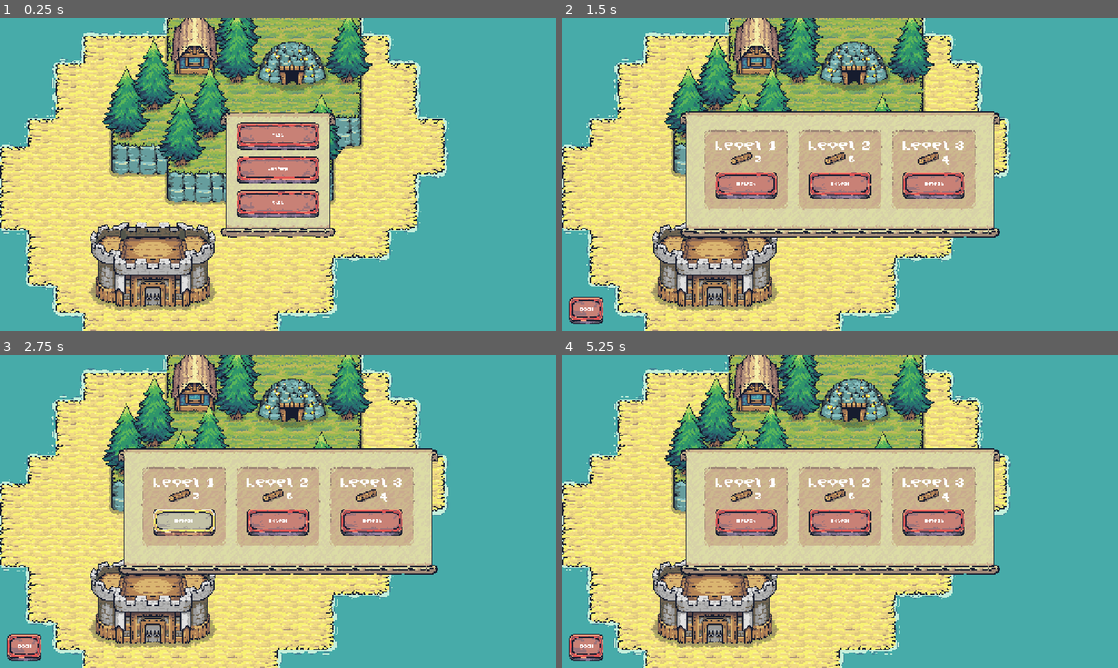
Above: before the commit, frames 1-4 (two rows, left to right).
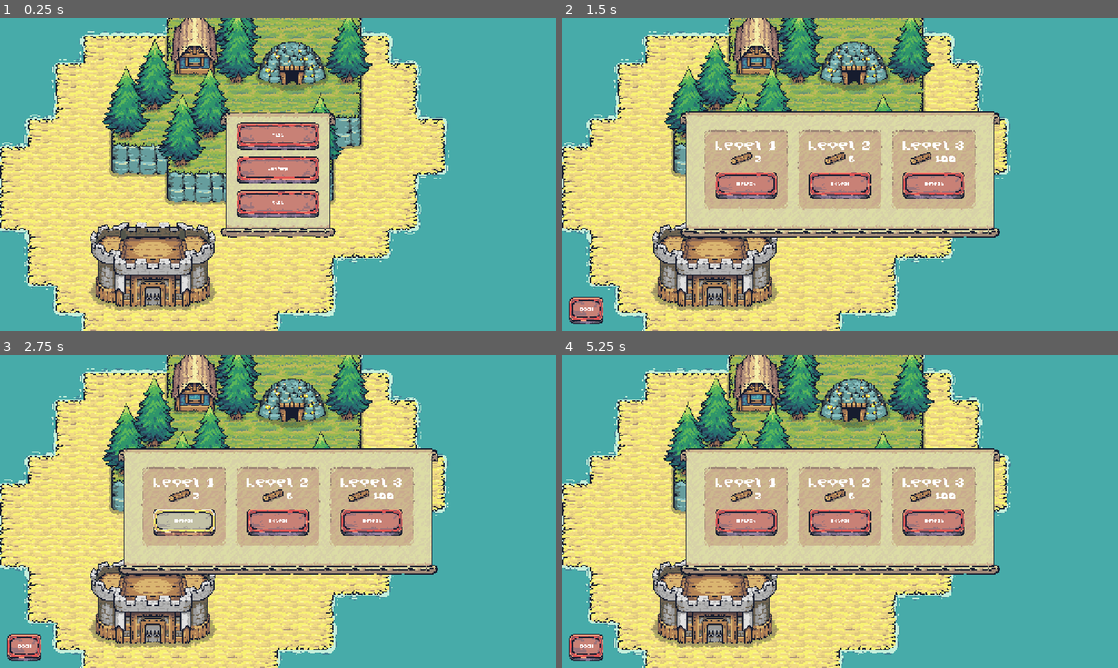
Above: after the commit, the same moments.

Repository: juanlangley/godot-puzzle-island
Game: Godot game, scene res://scenes/ui/main_menu.tscn
The game is run twice, just before and just after one commit, with the same random seed, the same clock (stepped at 60 frames per second) and the same inputs.
Inputs (mouse positions are in pixels of both pictures, inside the frame that each line leads up to):
- Up to frame 1 (0.25 s): no input
- Up to frame 2 (1.5 s): click "Play" at 0.5 s; move the mouse to (962, 158) at 1.27 s; hold D (pan_right) from 1.28 s (still down); click (962, 158) at 1.35 s
- Up to frame 3 (2.75 s): move the mouse to (166, 527) at 2.02 s; release D (pan_right) at 2.03 s; hold S (pan_down) from 2.03 s (still down); right-click (166, 527) at 2.1 s
- Up to frame 4 (5.25 s): move the mouse to (895, 442) at 2.77 s; release S (pan_down) at 2.78 s; hold D (pan_right) 2.78-3.53 s; click (895, 442) at 2.85 s; move the mouse to (812, 574) at 3.52 s; hold W (pan_up) 3.53-4.28 s; right-click (812, 574) at 3.6 s; move the mouse to (1006, 558) at 4.27 s; hold A (pan_left) from 4.28 s (still down); click (1006, 558) at 4.35 s; move the mouse to (673, 464) at 5.02 s; right-click (673, 464) at 5.1 s

The runs differ from the first frame. In frame 1, 2.3% of the frame differs, in the area x 0-81%, y 0-100%; in frame 2, 2.2%; in frame 3, 2.0%; in frame 4, 2.5%.

Commit message:
Add chain of destructions buildings in grid manager

Diff:
--- a/resources/building/base.tres
+++ b/resources/building/base.tres
@@ -7,6 +7,7 @@
 script = ExtResource("1_e73lx")
 display_name = "Base"
 dimensions = Vector2i(5, 2)
+is_base = true
 buildable_radius = 6
 building_scene = ExtResource("1_fkueu")
 is_deletable = false
--- a/resources/building/building_resource.gd
+++ b/resources/building/building_resource.gd
@@ -5,6 +5,7 @@
 @export var description: String
 @export var dimensions: Vector2i = Vector2i.ONE
 
+@export var is_base: bool
 @export var resource_cost: int
 @export var buildable_radius: int
 @export var resource_radius: int
--- a/resources/level/level_03.tres
+++ b/resources/level/level_03.tres
@@ -5,5 +5,6 @@
 [resource]
 script = ExtResource("1_glhk7")
 id = "concrete_bricks"
+starting_resource_count = 100
 level_scene_path = "uid://xjmh0ftns4uc"
 metadata/_custom_type_script = "uid://lmn7e3jyjyk6"
--- a/scenes/component/building_component.gd
+++ b/scenes/component/building_component.gd
@@ -24,6 +24,14 @@
 	var result: Array[BuildingComponent]
 	for n in nodes:
 		if n is BuildingComponent and n.building_resource.is_danger_building():
+			result.append(n as BuildingComponent)
+	return result
+
+static func get_non_danger_building_components(node: Node) -> Array[BuildingComponent]:
+	var nodes = node.get_tree().get_nodes_in_group(GROUP)
+	var result: Array[BuildingComponent]
+	for n in nodes:
+		if n is BuildingComponent and !n.building_resource.is_danger_building():
 			result.append(n as BuildingComponent)
 	return result
 
--- a/scenes/manager/grid_manager.gd
+++ b/scenes/manager/grid_manager.gd
@@ -137,37 +137,112 @@
 
 func can_destroy_building(to_destroy_building_component: BuildingComponent) -> bool:
 	if to_destroy_building_component.building_resource.buildable_radius > 0:
-		var dependent_buildings: Array[BuildingComponent] = BuildingComponent.get_valid_building_components(self)
-		var final_dependent_buildings: Array[BuildingComponent] = []
-		for d_b in dependent_buildings:
-			var func_callable = func(tile_pos):
-				return building_to_buildable_tiles[to_destroy_building_component].has(tile_pos)
-			var any_tiles_radius = Rect2iExtensions.to_tiles(d_b.get_tile_area()).any(func_callable)
-			if (d_b != to_destroy_building_component) and any_tiles_radius:
-				final_dependent_buildings.append(d_b)
-
-		var f_c = func(dependent_building):
-			var tiles_for_building = Rect2iExtensions.to_tiles(dependent_building.get_tile_area())
-			var internal_func = func(tile_pos):
-					var tile_set: Array
-					for dict in building_to_buildable_tiles.keys():
-						if dict != to_destroy_building_component:
-							tile_set.append(building_to_buildable_tiles[dict])
-					#var tile_is_in_set = tile_set.any(func(building_component): building_to_buildable_tiles[building_component].has(tile_pos))
-					var tile_is_in_set := false
-					for bc in building_to_buildable_tiles.keys():
-						if bc == to_destroy_building_component:
-							continue
-						if building_to_buildable_tiles[bc].has(tile_pos):
-							tile_is_in_set = true
-							break
-					return tile_is_in_set
-			return tiles_for_building.all(internal_func)
-
-		var all_buildings_still_valid = final_dependent_buildings.all(f_c)
-		if !all_buildings_still_valid:
-			return false
+		return !will_building_destruction_create_orphan_buildings(to_destroy_building_component) and is_building_network_connected(to_destroy_building_component)
 	return true
+
+func will_building_destruction_create_orphan_buildings(to_destroy_building_component: BuildingComponent) -> bool:
+	var dependent_buildings: Array[BuildingComponent] = BuildingComponent.get_non_danger_building_components(self)
+	var final_dependent_buildings: Array[BuildingComponent] = []
+	for d_b in dependent_buildings:
+		var func_callable = func(tile_pos):
+			if d_b == to_destroy_building_component: return false
+			if d_b.building_resource.is_base: return false
+			return building_to_buildable_tiles[to_destroy_building_component].has(tile_pos)
+		var any_tiles_radius = Rect2iExtensions.to_tiles(d_b.get_tile_area()).any(func_callable)
+		if (d_b != to_destroy_building_component) and any_tiles_radius:
+			final_dependent_buildings.append(d_b)
+
+	var f_c = func(dependent_building):
+		var tiles_for_building = Rect2iExtensions.to_tiles(dependent_building.get_tile_area())
+		var internal_func = func(tile_pos):
+				#var tile_set: Array
+				#for dict in building_to_buildable_tiles.keys():
+					#if dict != to_destroy_building_component and dict != dependent_building:
+						#tile_set.append(building_to_buildable_tiles[dict])
+				#var tile_is_in_set = tile_set.any(func(building_component): building_to_buildable_tiles[building_component].has(tile_pos))
+				var tile_is_in_set := false
+				for bc in building_to_buildable_tiles.keys():
+					if bc == to_destroy_building_component or bc == dependent_building:
+						continue
+					if building_to_buildable_tiles[bc].has(tile_pos):
+						tile_is_in_set = true
+						break
+				return tile_is_in_set
+		return tiles_for_building.all(internal_func)
+
+	var all_buildings_still_valid = final_dependent_buildings.all(f_c)
+	if !all_buildings_still_valid:
+		return true
+	return false
+
+func is_building_network_connected(to_destroy_building_component: BuildingComponent) -> bool:
+	var buildings = BuildingComponent.get_valid_building_components(self)
+	var base_building: BuildingComponent
+	for build in buildings:
+		if build.building_resource.is_base:
+			base_building = build
+			break
+	var visit_buildings: Array[BuildingComponent]
+	visit_all_connected_buildings(base_building, to_destroy_building_component, visit_buildings)
+	var total_buildings = BuildingComponent.get_valid_building_components(self)
+	var total_buildings_to_visit = 0
+	for build in total_buildings:
+		if build != to_destroy_building_component and build.building_resource.buildable_radius > 0:
+			total_buildings_to_visit += 1
+	#print("visit_buildings.size() %d" % visit_buildings.size() )
+	return total_buildings_to_visit == visit_buildings.size()
+#
+#func visit_all_connected_buildings(
+	#root_building: BuildingComponent,
+	#exclude_building: BuildingComponent,
+	#visited_buildings: Array[BuildingComponent]
+	#) -> void:
+	#var dependent_buildings: Array[BuildingComponent] = BuildingComponent.get_valid_building_components(self)
+	##var final_dependent_buildings: Array[BuildingComponent] = []
+	#for d_b in dependent_buildings:
+		#if d_b.building_resource.danger_radius == 0: continue
+		#if visited_buildings.has(d_b): continue
+		#var func_callable = func(tile_pos):
+			#return building_to_buildable_tiles[root_building].has(tile_pos)
+		#var any_tiles_radius = Rect2iExtensions.to_tiles(d_b.get_tile_area()).any(func_callable)
+		#if (d_b != exclude_building) and any_tiles_radius:
+			#visited_buildings.append(d_b)
+	#for dependent_build in dependent_buildings:
+		#visit_all_connected_buildings(dependent_build, exclude_building, visited_buildings)
+# visited_buildings: pasa un Array[BuildingComponent] que actuará como "set".
+# Si querés O(1) de pertenencia, pasá también un Dictionary como set (ver nota abajo).
+func visit_all_connected_buildings(
+		root_building: BuildingComponent,
+		exclude_building: BuildingComponent,
+		visited_buildings: Array[BuildingComponent]
+		) -> void:
+	# ---- filtro de dependientes (Where ...) ----
+	var dependents: Array[BuildingComponent] = []
+	var root_tiles = building_to_buildable_tiles.get(root_building, [])
+
+	for bc in BuildingComponent.get_non_danger_building_components(self):
+		if bc.building_resource.buildable_radius == 0:
+			continue
+		if visited_buildings.has(bc):
+			continue
+		# ¿bc toca algún tile de root_building?
+		var tiles := Rect2iExtensions.to_tiles(bc.get_tile_area())
+		# Si devuelve PackedVector2Array, descomentá:
+		# tiles = tiles.to_array()
+
+		var any_tiles_in_radius := tiles.all(
+			func(tp: Vector2i) -> bool:
+				return root_tiles.has(tp))
+
+		if bc != exclude_building and any_tiles_in_radius:
+			dependents.append(bc)
+	# ---- visited.UnionWith(dependents) ----
+		for d in dependents:
+			if not visited_buildings.has(d):
+				visited_buildings.append(d)
+		# ---- foreach dependent -> VisitAllConnectedBuildings(dependent, ...) ----
+		for d in dependents:
+			visit_all_connected_buildings(d, exclude_building, visited_buildings)
 
 func get_buildable_tile_set(is_attack_tiles: bool = false) -> Array[Vector2i]:
 	if is_attack_tiles:
Not shown, changed: .gitignore
